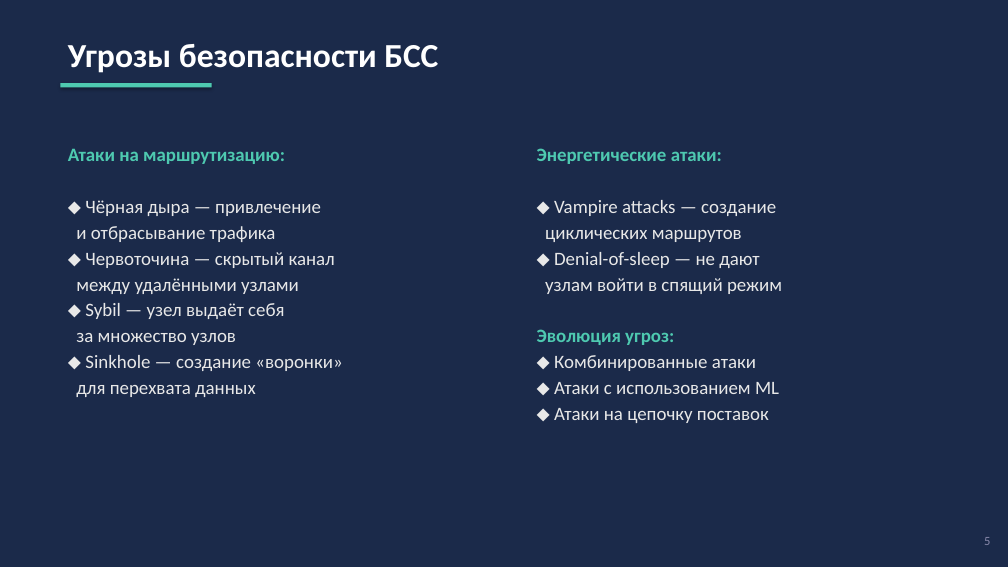
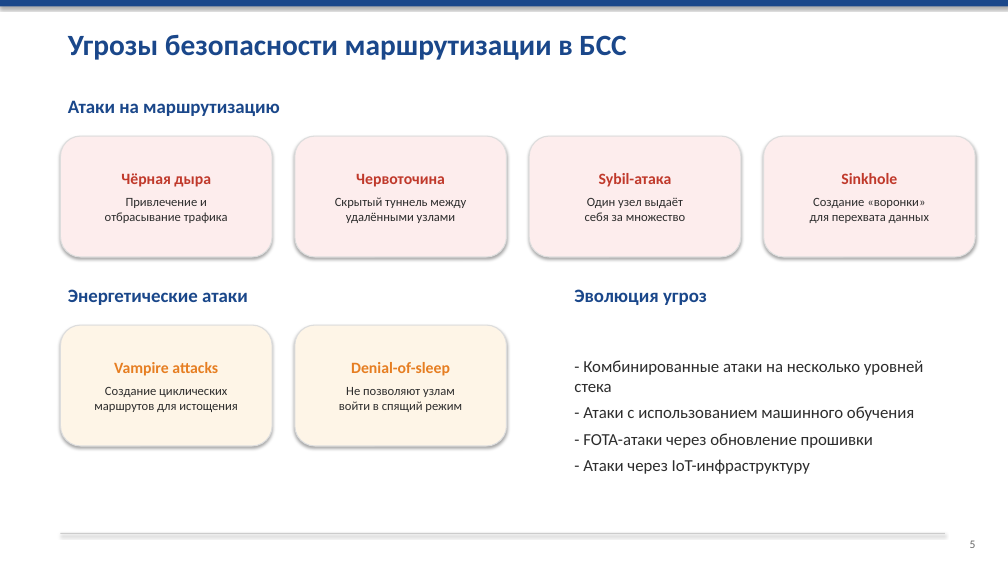
Before and after one commit to chloryyy/CourseWork, a slide deck: slide 5 of Презентация_защита_курсовой.pptx. Drawn at 1008x567 pixels with LibreOffice and Linux fonts; fonts in the diff are those of the drawing. Boxes give left, top, right and bottom in pixels: in the first picture for what was removed or moved away, otherwise in the second. Text is boxed around its words. In the diff, an @@ line names an element or a change of style, - is before the commit and + after.

```diff
--- a/Презентация_защита_курсовой.pptx
+++ b/Презентация_защита_курсовой.pptx
@@ background #1B2A4A to #FFFFFF @@
@@ rectangle added at (x1=0, y1=0, x2=1008, y2=6), fill #1A478A @@
@@ text at (x1=68, y1=34, x2=626, y2=60): text changed; size 32 to 28 pt; text colour #FFFFFF to #1A478A @@
-Угрозы безопасности БСС
+Угрозы безопасности маршрутизации в БСС
@@ rectangle removed at (x1=60, y1=83, x2=212, y2=88) @@
@@ text added at (x1=68, y1=100, x2=280, y2=116), 18 pt, text #1A478A, bold @@
+Атаки на маршрутизацию
@@ rounded rectangle added at (x1=60, y1=136, x2=272, y2=257), fill #FDEDED, outline #DDDDDD 1 pt, 12 pt, text #2D2D2D @@
+Чёрная дыра
+Привлечение и
+отбрасывание трафика
@@ text removed at (x1=68, y1=148, x2=342, y2=397) @@
-Атаки на маршрутизацию:
-⬥ Чёрная дыра — привлечение
-и отбрасывание трафика
-⬥ Червоточина — скрытый канал
-между удалёнными узлами
-⬥ Sybil — узел выдаёт себя
-за множество узлов
-⬥ Sinkhole — создание «воронки»
-для перехвата данных
@@ rounded rectangle added at (x1=295, y1=136, x2=507, y2=257), fill #FDEDED, outline #DDDDDD 1 pt, 12 pt, text #2D2D2D @@
+Червоточина
+Скрытый туннель между
+удалёнными узлами
@@ rounded rectangle added at (x1=529, y1=136, x2=741, y2=257), fill #FDEDED, outline #DDDDDD 1 pt, 12 pt, text #2D2D2D @@
+Sybil-атака
+Один узел выдаёт
+себя за множество
@@ text removed at (x1=537, y1=148, x2=782, y2=423) @@
-Энергетические атаки:
-⬥ Vampire attacks — создание
-циклических маршрутов
-⬥ Denial-of-sleep — не дают
-узлам войти в спящий режим
-Эволюция угроз:
-⬥ Комбинированные атаки
-⬥ Атаки с использованием ML
-⬥ Атаки на цепочку поставок
@@ rounded rectangle added at (x1=764, y1=136, x2=975, y2=257), fill #FDEDED, outline #DDDDDD 1 pt, 12 pt, text #2D2D2D @@
+Sinkhole
+Создание «воронки»
+для перехвата данных
@@ text added at (x1=68, y1=289, x2=248, y2=305), 18 pt, text #1A478A, bold @@
+Энергетические атаки
@@ text added at (x1=574, y1=289, x2=707, y2=305), 18 pt, text #1A478A, bold @@
+Эволюция угроз
@@ rounded rectangle added at (x1=60, y1=325, x2=272, y2=446), fill #FEF5E7, outline #DDDDDD 1 pt, 12 pt, text #2D2D2D @@
+Vampire attacks
+Создание циклических
+маршрутов для истощения
@@ rounded rectangle added at (x1=295, y1=325, x2=507, y2=446), fill #FEF5E7, outline #DDDDDD 1 pt, 12 pt, text #2D2D2D @@
+Denial-of-sleep
+Не позволяют узлам
+войти в спящий режим
@@ text added at (x1=574, y1=360, x2=924, y2=474), 16 pt, text #2D2D2D @@
+- Комбинированные атаки на несколько уровней стека
+- Атаки с использованием машинного обучения
+- FOTA-атаки через обновление прошивки
+- Атаки через IoT-инфраструктуру
@@ rectangle added at (x1=60, y1=533, x2=945, y2=534), fill #CCCCCC @@
@@ text "5" moved from (x1=984, y1=537, x2=990, y2=545) to (x1=970, y1=540, x2=976, y2=548) @@
@@ text "5" at (x1=970, y1=540, x2=976, y2=548): size 12 to 11 pt, text colour #8888AA to #666666 @@
```
Also in this commit, not shown: 10 other slides changed, 1 other file.
